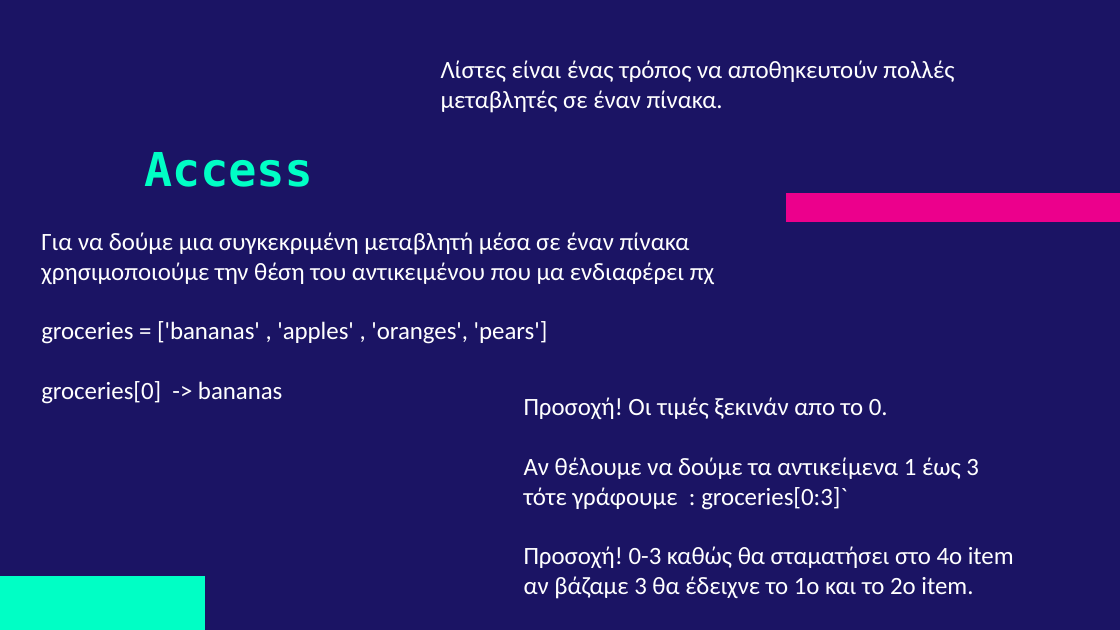
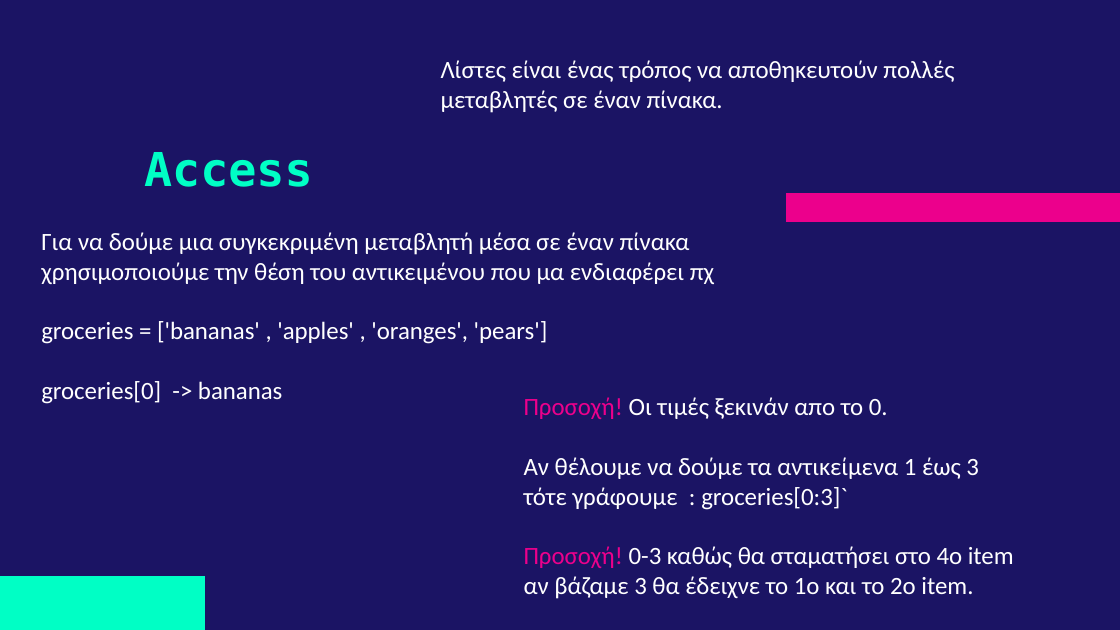
Before and after one commit to deepblue597/python_tutorial, a slide deck: slide 17 of Lesson 1 Python.pptx. Drawn at 1120x630 pixels with LibreOffice and Linux fonts; fonts in the diff are those of the drawing. Boxes give left, top, right and bottom in pixels: in the first picture for what was removed or moved away, otherwise in the second. Text is boxed around its words. In the diff, an @@ line names an element or a change of style, - is before the commit and + after.

```diff
--- a/Lesson 1 Python.pptx
+++ b/Lesson 1 Python.pptx
@@ text at bbox=[524, 397, 1014, 568]: text colour #FFFFFF to #EC008C in "Προσοχή!", "Προσοχή!" @@
```
Also in this commit, not shown: 10 other slides changed.
